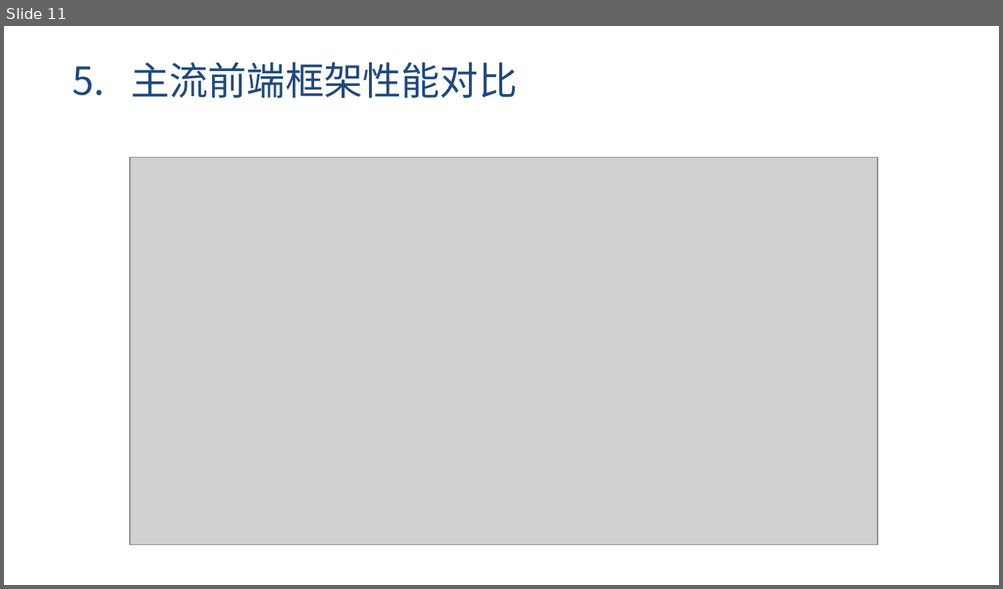
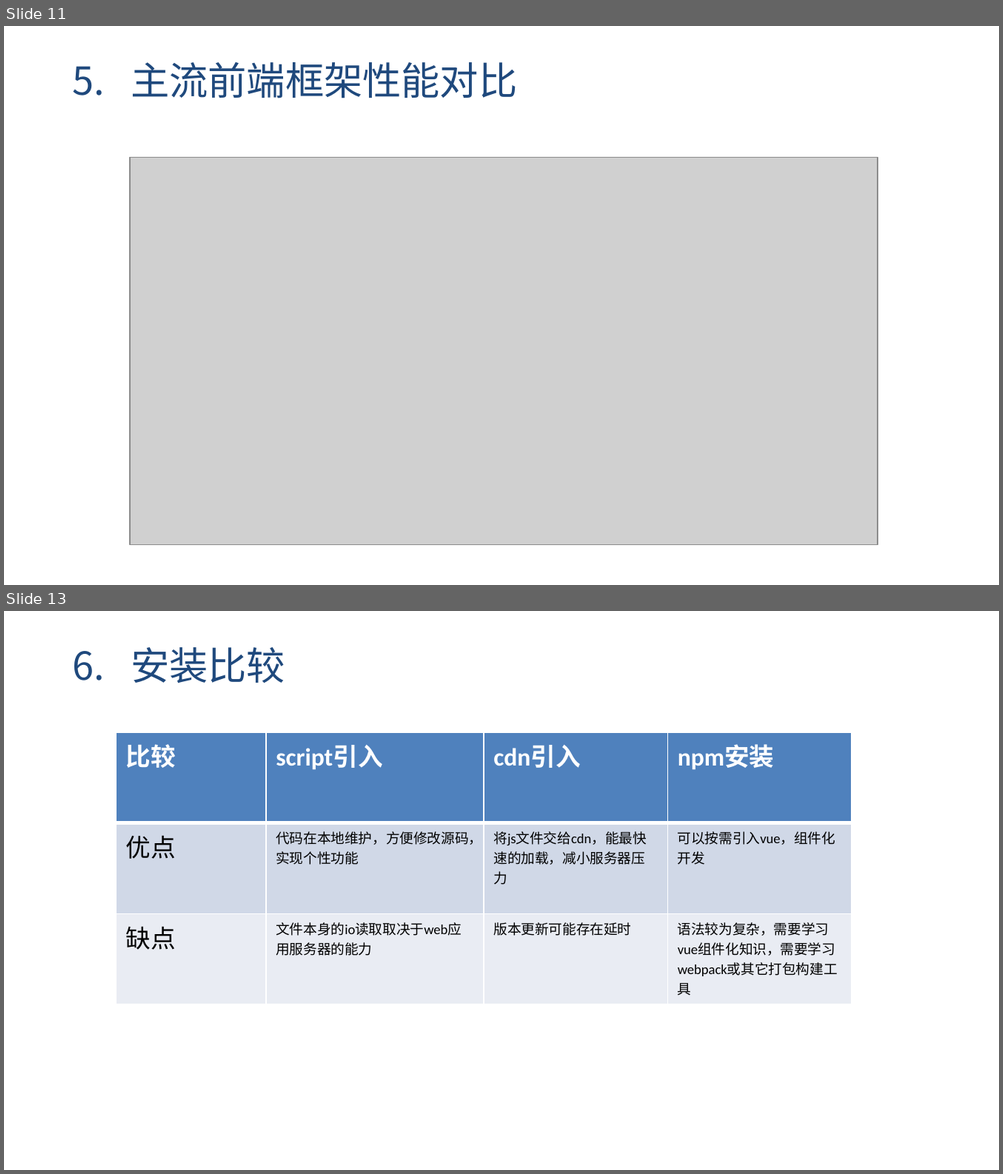
Before and after one commit to yxl2628/vuejs, a slide deck: 01 vueJs入门.pptx. Shown one above the other, each under a label of ours: slide 11 before the commit, slides 11 and 13 after it; the slides between them are not shown. The pictures are 1003x589 and 1003x1174 pixels, drawn with LibreOffice and Linux fonts; fonts in the diff are those of the drawing; grey boxes stand for pictures. Boxes give left, top, right and bottom in pixels: in the first picture for what was removed or moved away, otherwise in the second. Text is boxed around its words. In the diff, an @@ line names an element or a change of style, - is before the commit and + after.

Commit message:
修改ppt

```diff
--- a/01 vueJs入门.pptx
+++ b/01 vueJs入门.pptx
@@ slide 13 added at (4, 611, 999, 1170), background #FFFFFF @@
@@ text added at (73, 647, 285, 684), 28 pt, text #1F497D @@
+6. 安装比较
@@ table added at (116, 732, 852, 1005), 3 rows, 4 columns @@
+比较 | script引入 | cdn引入 | npm安装
+优点 | 代码在本地维护，方便修改源码，实现个性功能 | 将js文件交给cdn，能最快速的加载，减小服务器压力 | 可以按需引入vue，组件化开发
+缺点 | 文件本身的io读取取决于web应用服务器的能力 | 版本更新可能存在延时 | 语法较为复杂，需要学习vue组件化知识，需要学习webpack或其它打包构建工具
```
Also in this commit, not shown: 2 slides changed.
